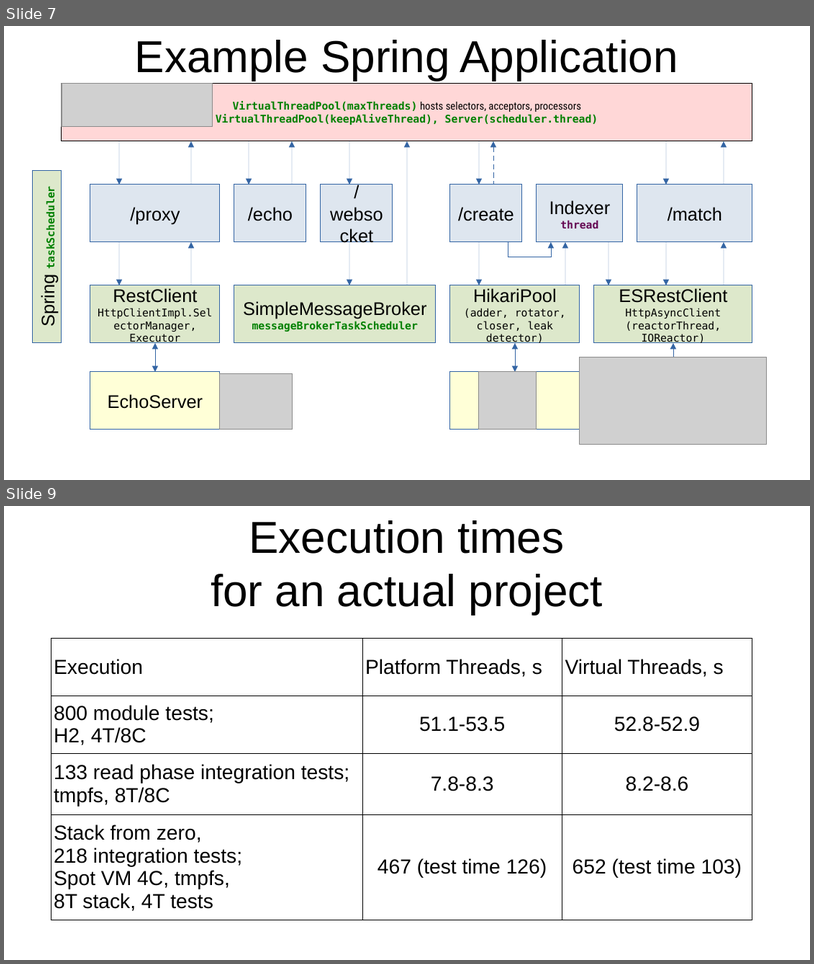
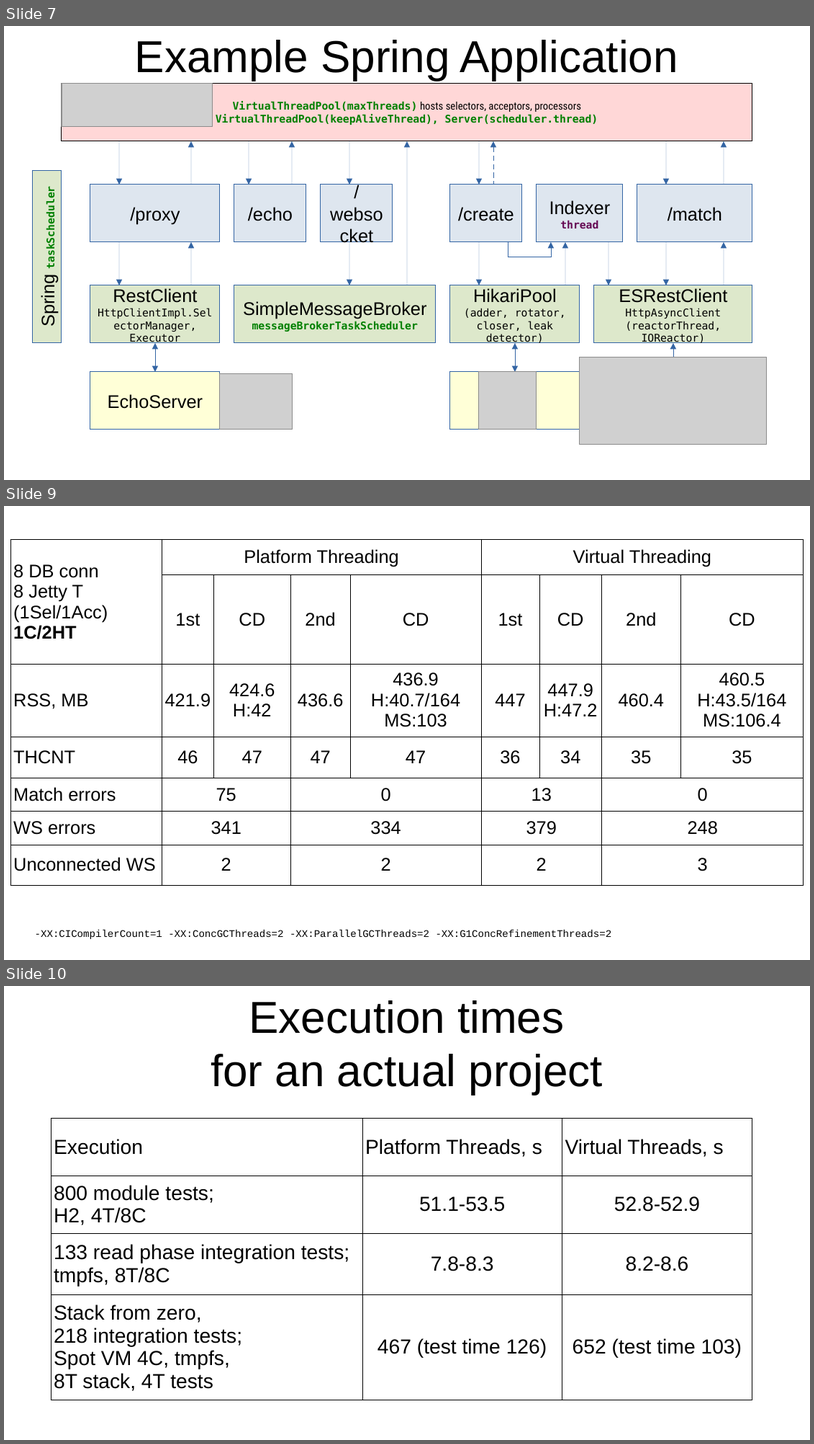
Before and after one commit to ettavolt/vt-talk, a slide deck: presentation/VirtualThreads.odp. Shown one above the other, each under a label of ours: slides 7 and 9 before the commit, slides 7, 9 and 10 after it; the slides between them are not shown. The pictures are 814x964 and 814x1444 pixels, drawn with LibreOffice and Linux fonts; fonts in the diff are those of the drawing; grey boxes stand for pictures. Boxes give left, top, right and bottom in pixels: in the first picture for what was removed or moved away, otherwise in the second. Text is boxed around its words. In the diff, an @@ line names an element or a change of style, - is before the commit and + after.

```diff
--- a/presentation/VirtualThreads.odp
+++ b/presentation/VirtualThreads.odp
@@ slide 9 added at (4, 506, 810, 960), background #FFFFFF @@
@@ table added at (10, 540, 805, 883), 7 rows, 9 columns @@
+8 DB conn 8 Jetty T (1Sel/1Acc) 1C/2HT | Platform Threading |  |  |  | Virtual Threading |  |  | 
+ | 1st | CD | 2nd | CD | 1st | CD | 2nd | CD
+RSS, MB | 421.9 | 424.6 H:42 | 436.6 | 436.9 H:40.7/164 MS:103 | 447 | 447.9 H:47.2 | 460.4 | 460.5 H:43.5/164 MS:106.4
+THCNT | 46 | 47 | 47 | 47 | 36 | 34 | 35 | 35
+Match errors | 75 |  | 0 |  | 13 |  | 0 | 
+WS errors | 341 |  | 334 |  | 379 |  | 248 | 
+Unconnected WS | 2 |  | 2 |  | 2 |  | 3 | 
@@ text added at (35, 929, 612, 939), 10 pt, text #000000 @@
+-XX:CICompilerCount=1 -XX:ConcGCThreads=2 -XX:ParallelGCThreads=2 -XX:G1ConcRefinementThreads=2
@@ what was slide 9 is now slide 10 @@
```
Also in this commit, not shown: 2 slides changed, 1 other slide added, 1 other file.
